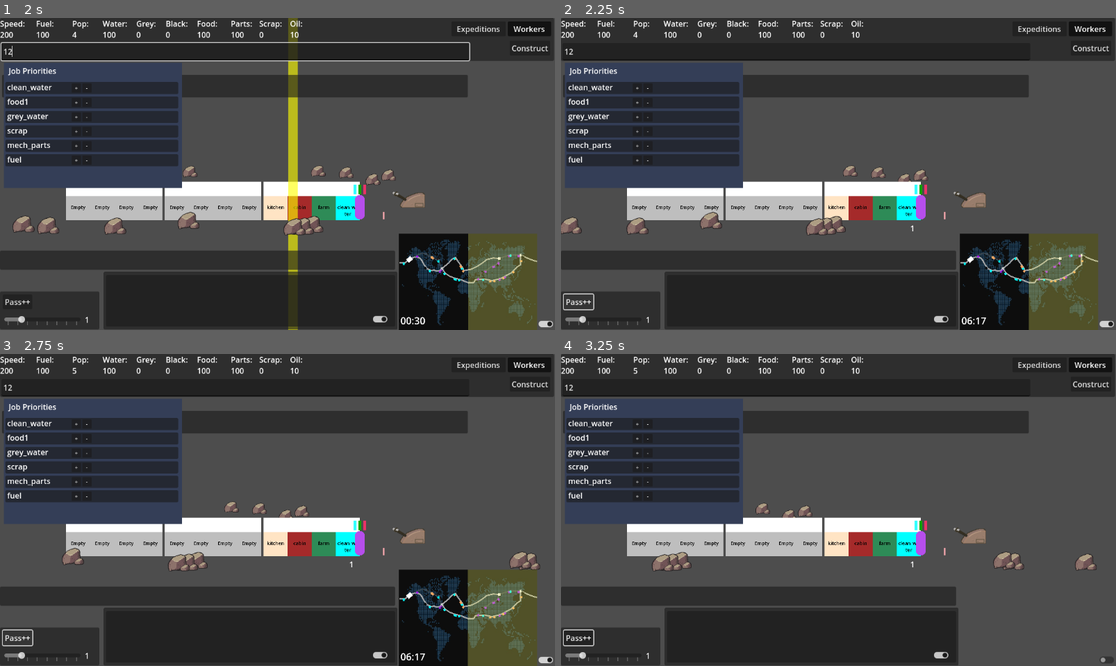
Above: before the commit, frames 1-4 (two rows, left to right).
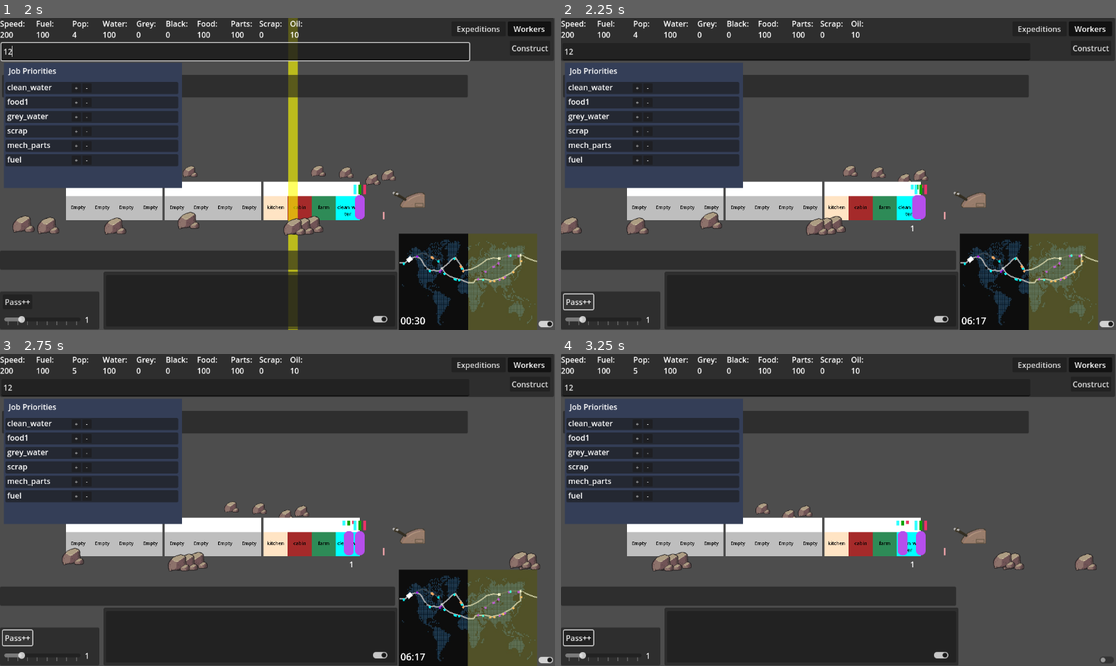
Above: after the commit, the same moments.

Repository: Sphinx111/ed_and_morgs_train_builder
Game: Godot game, scene res://Scenes/traincar.tscn
Same seed, same stepped clock (60 frames per second), same inputs: the game is played once before the commit and once after it.
Inputs (mouse positions are in pixels of both pictures, inside the frame that each line leads up to):
- Up to frame 1 (2 s): click (233, 52) at 0.52 s; type "12" at 0.6 s; click "Workers" at 1.25 s
- Up to frame 2 (2.25 s): click "Pass++" at 2 s
- Up to frame 3 (2.75 s): no input
- Up to frame 4 (3.25 s): click (1104, 659) at 2.75 s

Frame 1 is identical in both runs. In frame 2, less than 0.1% of the frame differs, in the area x 62-66%, y 53-65%; in frame 3, 0.2%; in frame 4, 0.2%, in the area x 60-66%, y 53-65%.

Commit message:
Removed duplicate modules at startup, fix exped costs
First car initialises 4 bonus modules, expeditions now actually consume more if more people are sent on it

Diff:
--- a/Globals.gd
+++ b/Globals.gd
@@ -35,6 +35,7 @@
 var idle_wander_chance : float = 0.3    # Chance that passenger picks a random location to move to if they have no targetNeed
 var aliterating_name_chance : float = .5
 const needs_groups : Array[String] = ["thirst", "hunger", "rest"]
+const work_types : Array[String] = ["any", "clean_water", "grey_water", "food1", "scrap", "mech_parts", "fuel", "oil"]
 const resource_groups : Array[String] = ["clean_water", "grey_water", "black_water", "food", "scrap", "mech_parts", "oil", "fuel"]
 var need_growth_rates : Dictionary[String, float] = {
 	"thirst" : 0.01,
--- a/PassengerVectorMap.gd
+++ b/PassengerVectorMap.gd
@@ -6,7 +6,7 @@
 const max_work_travel_dist : int = 5
 const max_needs_travel_dist : int = 10
 const all_needs_list : Array[String] = Globals.needs_groups
-const all_work_types_list : Array[String] = Globals.resource_groups
+const all_work_types_list : Array[String] = Globals.work_types
 
 var work_locations_map : Dictionary = {}
 var needs_locations_map : Dictionary = {}
@@ -32,7 +32,7 @@
 	init_maps()
 
 
-func resize_maps(_change : int) -> void:
+func resize_maps() -> void:
 	rebuild_maps()
 
 
--- a/Scenes/ExpeditionsController.gd
+++ b/Scenes/ExpeditionsController.gd
@@ -65,7 +65,7 @@
 		expeditions_started.emit()
 
 	for cost in typeToStart.costs:
-		selectedTrain.add_res(cost[0], -cost[1])
+		selectedTrain.add_res(cost[0], -cost[1] * typeToStart.pop_allocated)
 
 	var index_to_use : int = 1
 	for expedition in expeditions_active:
--- a/Train.gd
+++ b/Train.gd
@@ -149,7 +149,7 @@
 ## Add a new car to the end of the train
 func add_car():
 	add_carriage(carriages.size())
-	passengerMap.resize_maps(1)
+	passengerMap.resize_maps()
 	if Globals.train_direction > 0:
 		minXpos -= Globals.car_length + Globals.car_separation
 	elif Globals.train_direction < 0:
--- a/traincar.gd
+++ b/traincar.gd
@@ -34,27 +34,26 @@
 	else:
 		position.x = 0 - ((sequence + 1) * (Globals.car_length + Globals.car_separation)) - Globals.car_length
 
-	if newSequence== 0:
+	if newSequence == 0:
 		for i in range(4):
-			init_module(defaultModuleArray[i], i)
+			modules[i].set_type(defaultModuleArray[i])
 func resource_tick():
 	for module in modules:
 		if module != null:
 			module.resource_tick()
 
-func init_module(type : String, position : int):
-	#Todo: Instance a new Module scene
-	var newModule = ModuleScene.instantiate()
-	self.add_child(newModule)
-
-	newModule.set_type(type)
-	newModule.set_sequence(position)
+func init_module(type : String, position : int) -> void:
+	var new_module : ModuleBase = ModuleScene.instantiate()
+	add_child(new_module)
+	new_module.set_type(type)
+	new_module.set_sequence(position)
 
 	if modules[position] != null:
-		newModule.customers  = modules[position].customers
-		newModule.workers  = modules[position].workers
-		remove_module(position)
-	modules[position] = newModule
+		new_module.customers = modules[position].customers
+		new_module.workers = modules[position].workers
+		modules[position].queue_free()
+
+	modules[position] = new_module
 
 func add_module(type : String, slot : int):
 	modules[slot].set_type(type)
